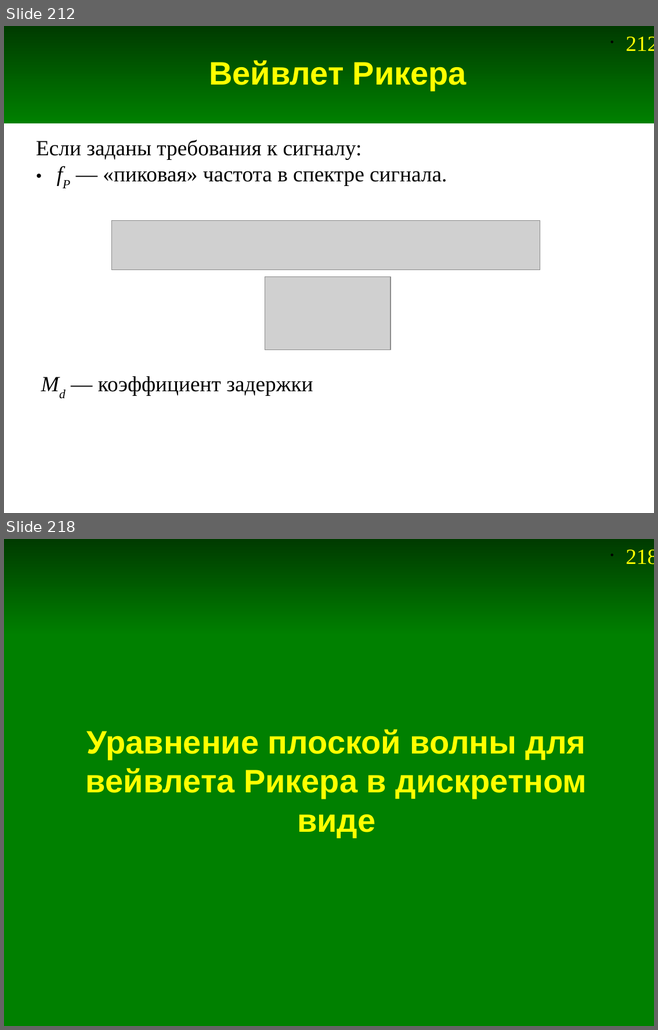
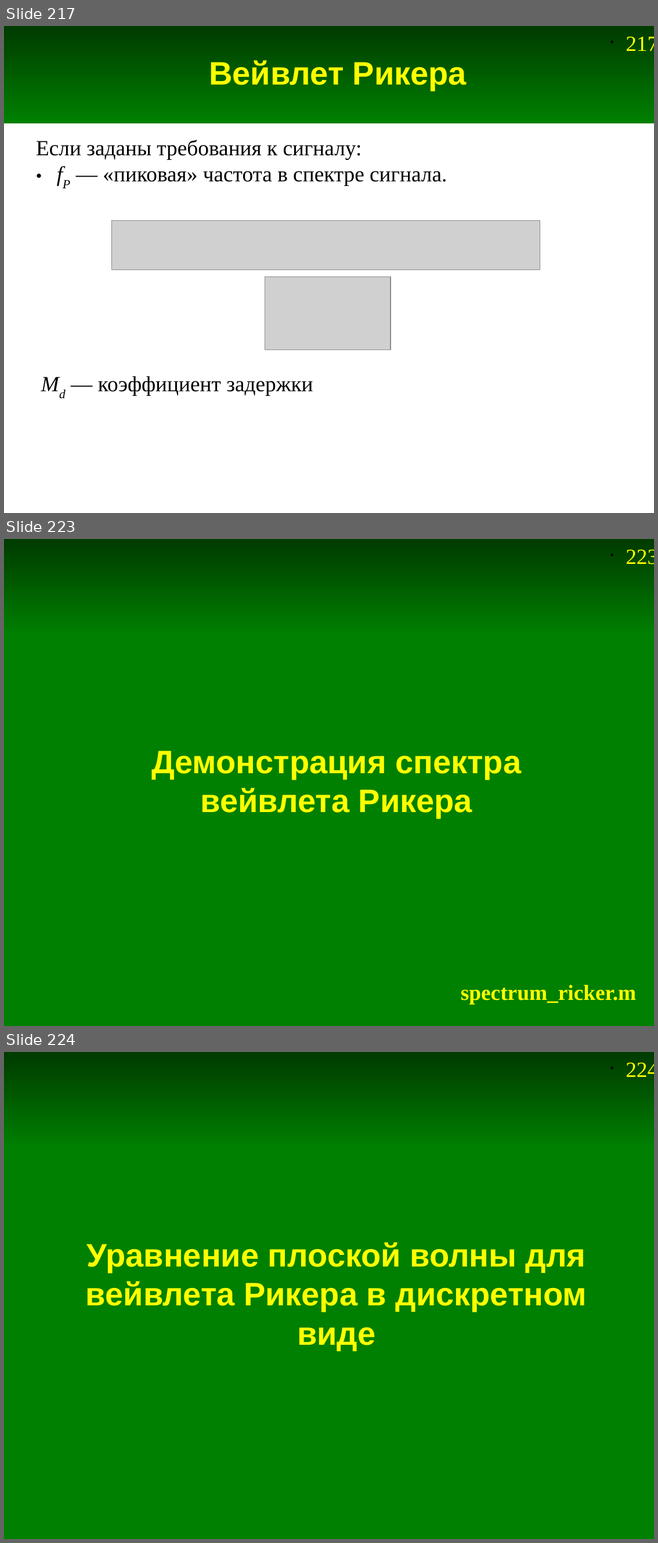
Before and after one commit to andris0147sv/modelling, a slide deck: presentations/2. FDTD.odp. Shown one above the other, each under a label of ours: slides 212 and 218 before the commit, slides 217, 223 and 224 after it; the slides between them are not shown. The pictures are 658x1030 and 658x1543 pixels, drawn with LibreOffice and Linux fonts; fonts in the diff are those of the drawing; grey boxes stand for pictures. Boxes give left, top, right and bottom in pixels: in the first picture for what was removed or moved away, otherwise in the second. Text is boxed around its words. In the diff, an @@ line names an element or a change of style, - is before the commit and + after.

```diff
--- a/presentations/2. FDTD.odp
+++ b/presentations/2. FDTD.odp
@@ slide 223 added at [4,539,654,1026], background #FFFFFF; not listed: 2 template elements that a slide beside it also shows @@
@@ rectangle added at [4,634,654,1026], fill #008000, outline #008000 0 pt @@
@@ title added at [151,751,521,818], 36 pt, text #FFFF00, bold @@
+Демонстрация спектра
+вейвлета Рикера
@@ text added at [460,985,636,1004], 24 pt, text #FFFF00, bold @@
+spectrum_ricker.m
@@ what was slide 212 is now slide 217 @@
@@ page number at [625,36,654,51]: text changed @@
-• 212
+• 217
@@ what was slide 218 is now slide 224 @@
@@ page number at [625,1062,654,1077]: text changed @@
-• 218
+• 224
```
Also in this commit, not shown: 11 slides changed, 7 other slides added, 1 slide removed, 8 other files.
